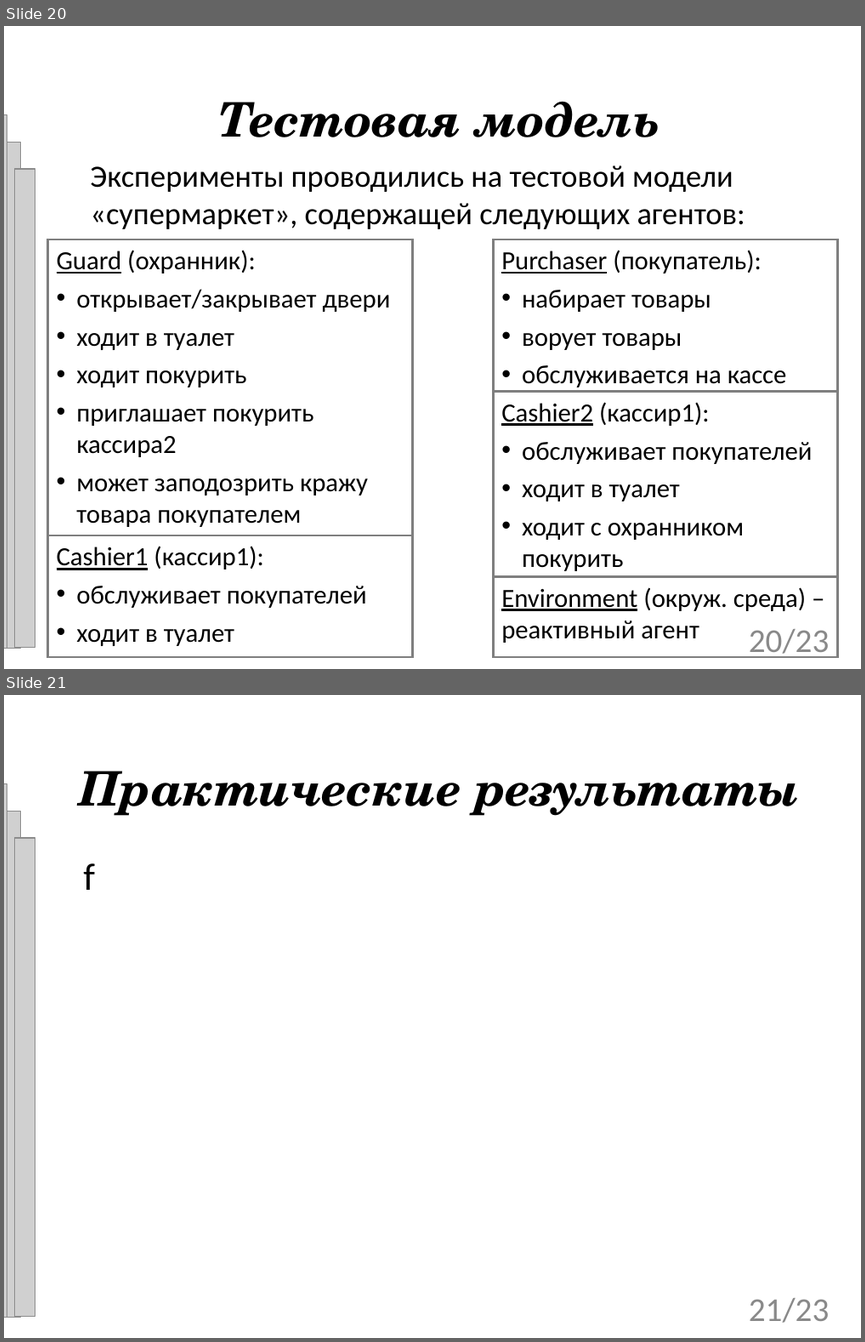
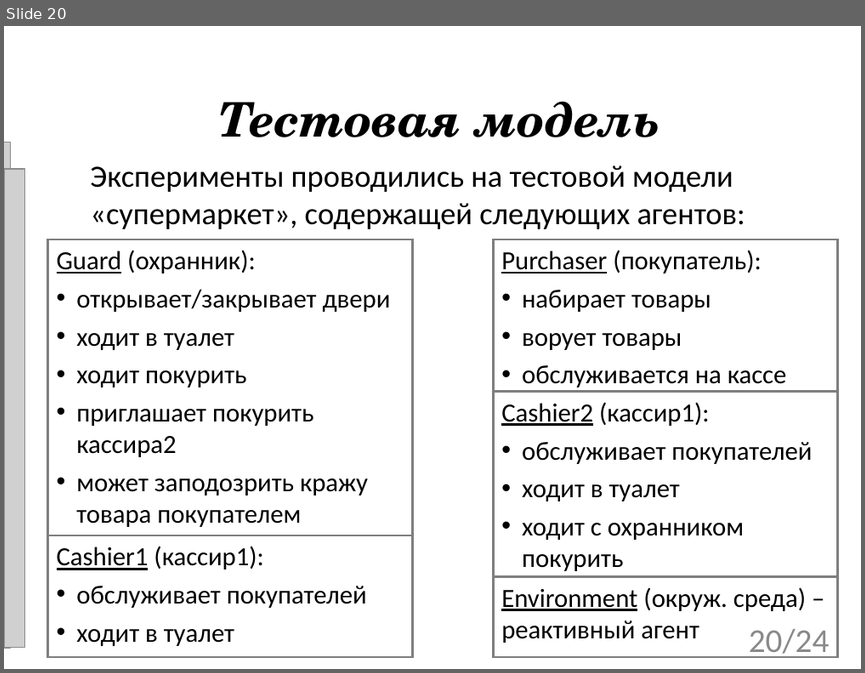
Before and after one commit to tom-trix/SynchAlgorithms, a slide deck: text/Mitrakov.ppt. Shown one above the other, each under a label of ours: slides 20 and 21 before the commit, slide 20 after it. The pictures are 865x1342 and 865x673 pixels, drawn with LibreOffice and Linux fonts; fonts in the diff are those of the drawing; grey boxes stand for pictures; background and template pictures are left out. Boxes give left, top, right and bottom in pixels: in the first picture for what was removed or moved away, otherwise in the second. Text is boxed around its words. In the diff, an @@ line names an element or a change of style, - is before the commit and + after.

```diff
--- a/text/Mitrakov.ppt
+++ b/text/Mitrakov.ppt
@@ slide 21 removed at [4,695,861,1338], background picture (left out) @@
@@ title removed at [79,771,800,816] @@
-Практические результаты
@@ picture removed at [4,784,7,1316] @@
@@ picture removed at [4,811,20,1316] @@
@@ picture removed at [14,838,35,1316] @@
@@ subtitle removed at [83,863,95,890] @@
-f
@@ page number removed at [749,1298,828,1322] @@
-21/23
@@ slide 20 changed as well @@
@@ picture removed at [4,115,7,647] @@
@@ picture: place and size @@
-picture at [4,142,20,647]
+picture at [4,142,10,647]
@@ picture: place and size @@
-picture at [14,169,35,647]
+picture at [4,169,24,647]
@@ page number at [749,629,828,658]: text changed @@
-20/23
+20/24
```
Also in this commit, not shown: 20 other slides changed, 3 slides added, 1 other slide removed.
